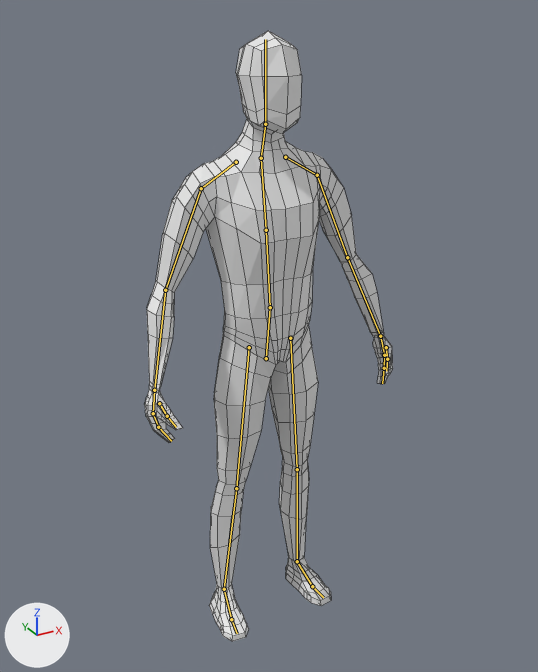
Before and after pictures for a commit that changed the Blender file Assets/Models/Character/Original/Character.blend.
Rendered twice from a camera (50 mm lens) standing at (-1.031, -1.885, 2.008) and looking at (0.024, 0.034, 1.048). Arrows for +X, +Y and +Z are at lower left; the lights stay in place. The bones that bend it are drawn over the model as lines. Mesh edges are drawn as thin lines.
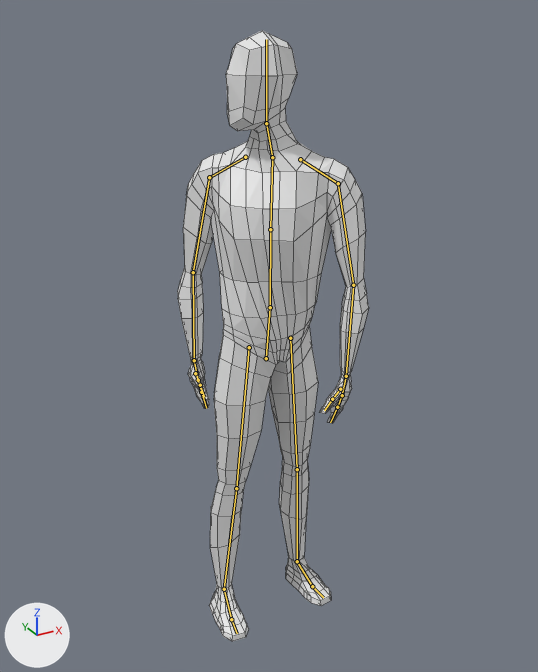
The newer file adds an action. The first version stands in its rest pose; the second is drawn at frame 1 of the action 'Look.R'.

Pixel boxes (x1, y1, x2, y2) of what changed, in the pictures (538 x 672 px):
'Cube', posed (23% narrower)
    before: (145, 31, 393, 642)
    after: (178, 30, 369, 642)
bone 'Spine', root to tip
    before: (270, 307) to (266, 230)
    after: (270, 307) to (270, 229)
bone 'Chest', root to tip
    before: (266, 230) to (261, 158)
    after: (270, 229) to (272, 157)
bone 'Neck', root to tip
    before: (261, 158) to (265, 124)
    after: (272, 157) to (266, 123)
bone 'Head', root to tip
    before: (265, 124) to (265, 39)
    after: (266, 123) to (266, 39)
bone 'Upper Arm.L', root to tip
    before: (317, 175) to (347, 257)
    after: (338, 183) to (353, 285)
bone 'Lower Arm.L', root to tip
    before: (347, 257) to (380, 336)
    after: (353, 285) to (346, 376)
bone 'Finger01.L', root to tip
    before: (384, 355) to (384, 368)
    after: (342, 395) to (337, 407)
bone 'Finger02.L', root to tip
    before: (384, 368) to (382, 383)
    after: (337, 407) to (330, 422)
bone 'Upper Arm.R', root to tip
    before: (201, 188) to (165, 290)
    after: (209, 177) to (193, 272)
bone 'Lower Arm.R', root to tip
    before: (165, 290) to (154, 390)
    after: (193, 272) to (194, 360)
bone 'Finger01.R', root to tip
    before: (153, 413) to (158, 427)
    after: (198, 380) to (201, 392)
bone 'Finger02.R', root to tip
    before: (158, 427) to (171, 441)
    after: (201, 392) to (206, 408)
bone 'Thumb02.R', root to tip
    before: (167, 416) to (176, 427)
    after: (200, 385) to (204, 397)

The edits, one by one:
Bone 'Spine' (bone_spine) turns from (0, 0, 0) to (1, -29, -4) degrees about its own x, y and z.
Bone 'Chest' (bone_chest) turns from (0, 0, 0) to (-1, -13, -2) degrees about its own x, y and z.
Bone 'Neck' (bone_neck) turns from (0, 0, 0) to (-2, -27, 8) degrees about its own x, y and z.
Bone 'Head' (bone_head) turns from (0, 0, 0) to (0, -23, 0) degrees about its own x, y and z.
Bone 'Upper Arm.L' (bone_upper_arm_l) turns from (0, 0, 0) to (2, 3, -12) degrees about its own x, y and z.
Bone 'Lower Arm.L' (bone_lower_arm_l) turns from (0, 0, 0) to (-11, -2, -6) degrees about its own x, y and z.
Bone 'Finger01.L' (bone_finger01_l) turns from (0, 0, 0) to (-4, 4, 14) degrees about its own x, y and z.
Bone 'Finger02.L' (bone_finger02_l) turns from (0, 0, 0) to (-3, 6, 15) degrees about its own x, y and z.
Bone 'Upper Arm.R' (bone_upper_arm_r) turns from (0, 0, 0) to (2, -3, 12) degrees about its own x, y and z.
Bone 'Lower Arm.R' (bone_lower_arm_r) turns from (0, 0, 0) to (-11, 2, 6) degrees about its own x, y and z.
Bone 'Finger01.R' (bone_finger01_r) turns from (0, 0, 0) to (-4, -4, -14) degrees about its own x, y and z.
Bone 'Finger02.R' (bone_finger02_r) turns from (0, 0, 0) to (-3, -6, -15) degrees about its own x, y and z.
Bone 'Thumb02.R' (bone_thumb02_r) turns from (0, 0, 0) to (4, -7, -13) degrees about its own x, y and z.
